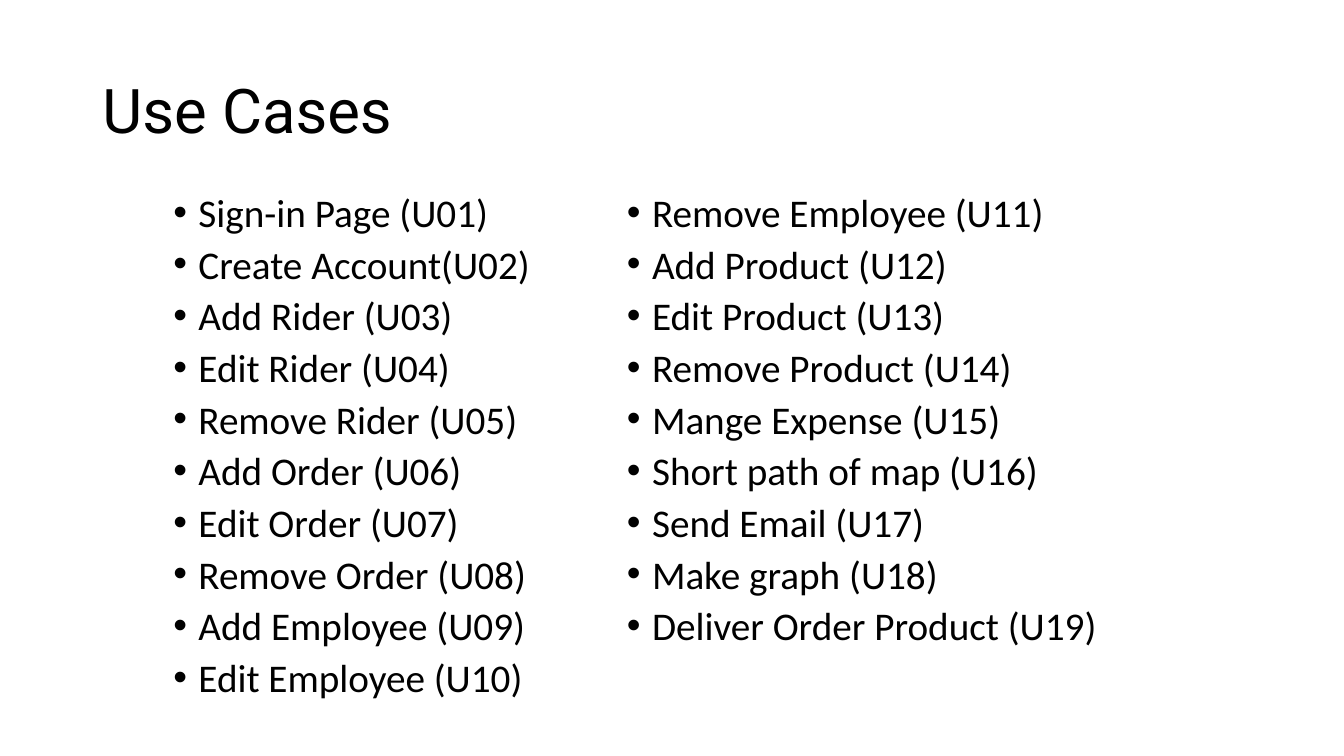
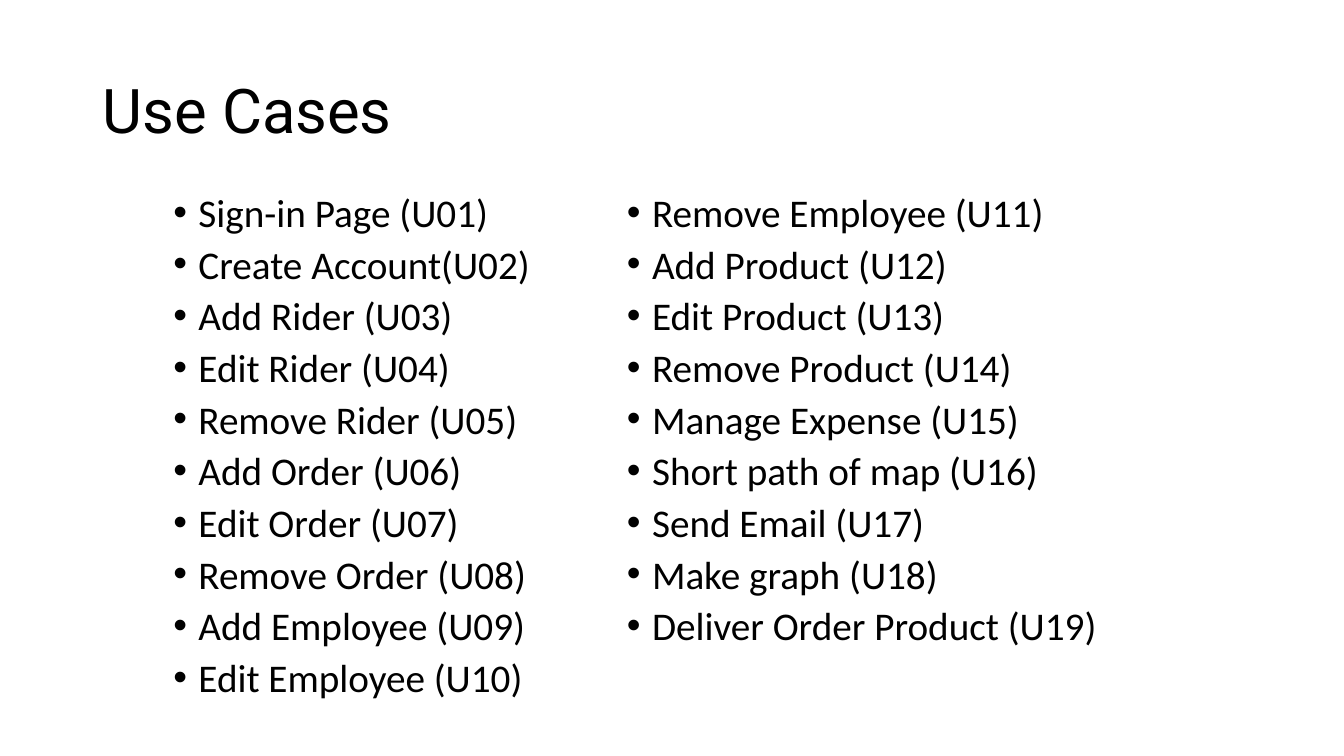
Before and after one commit to UswaArif/Tea-Distribution-Company, a slide deck: slide 8 of UMM Distribution Company.pptx. Drawn at 1344x756 pixels with LibreOffice and Linux fonts; fonts in the diff are those of the drawing. Boxes give left, top, right and bottom in pixels: in the first picture for what was removed or moved away, otherwise in the second. Text is boxed around its words. In the diff, an @@ line names an element or a change of style, - is before the commit and + after.

```diff
--- a/UMM Distribution Company.pptx
+++ b/UMM Distribution Company.pptx
@@ text at (652,405,1019,441): text changed @@
-• Mange Expense (U15)
+• Manage Expense (U15)
```
Also in this commit, not shown: 2 other slides changed.
